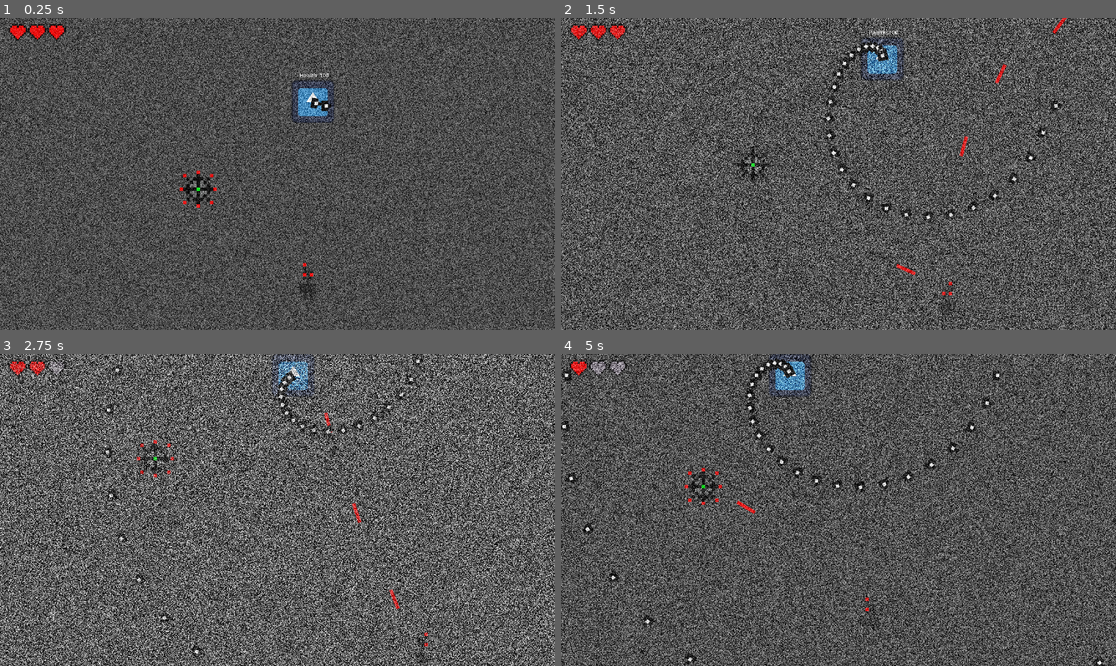
Above: before the commit, frames 1-4 (two rows, left to right).
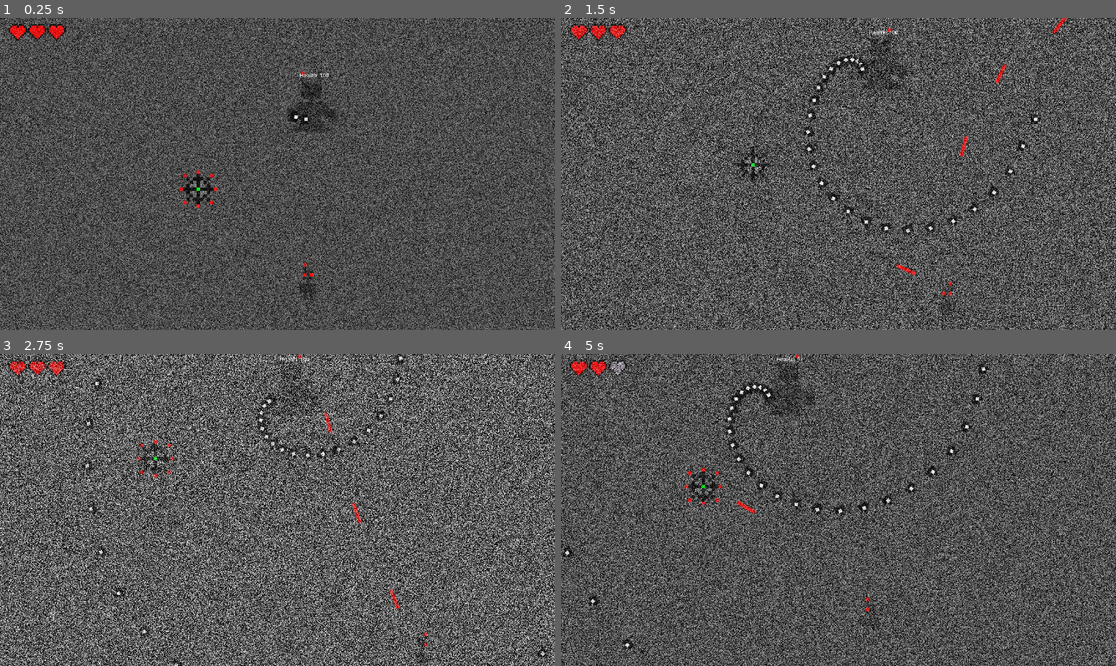
Above: after the commit, the same moments.

Repository: AJISGit/Ludum-Dare-59-Game
Game: Godot game, scene res://assets/scenes/game.tscn
Two runs of this game, one before a commit and one after it. Both use one fixed random seed, a clock stepped at 60 frames per second and the inputs below. The engine's default icon, where the game draws it, is replaced by a stand-in: a white triangle on a blue panel in a dark square.
Inputs (mouse positions are in pixels of both pictures, inside the frame that each line leads up to):
- Up to frame 1 (0.25 s): no input
- Up to frame 2 (1.5 s): move the mouse to (960, 158) at 0.52 s; press the mouse at (960, 158) at 0.53 s; hold D (WalkRight) 0.53-1.28 s; move the mouse to (727, 189) at 1.27 s; release the mouse at (727, 189) at 1.28 s; hold S (WalkDown) from 1.28 s (still down); click (727, 189) at 1.35 s
- Up to frame 3 (2.75 s): move the mouse to (333, 441) at 2.02 s; release S (WalkDown) at 2.03 s; press the mouse at (333, 441) at 2.03 s; hold D (WalkRight) from 2.03 s (still down)
- Up to frame 4 (5 s): move the mouse to (810, 572) at 2.77 s; release D (WalkRight) at 2.78 s; release the mouse at (810, 572) at 2.78 s; hold W (WalkUp) 2.78-3.53 s; click (810, 572) at 2.85 s; move the mouse to (1005, 556) at 3.52 s; press the mouse at (1005, 556) at 3.53 s; hold A (WalkLeft) from 3.53 s (still down); move the mouse to (672, 463) at 4.27 s; release the mouse at (672, 463) at 4.28 s; click (672, 463) at 4.35 s

The runs differ from the first frame. In frame 1, 0.9% of the frame differs, in the area x 51-61%, y 17-37%; in frame 2, 2.4%; in frame 3, 2.4%; in frame 4, 3.0%, in the area x 0-98%, y 0-100%.

Commit message:
Add art for the enemy.

Diff:
--- a/assets/scenes/game.tscn
+++ b/assets/scenes/game.tscn
@@ -1,7 +1,6 @@
 [gd_scene format=3 uid="uid://dw5oejlonotl5"]
 
 [ext_resource type="Script" uid="uid://bb565sewi8c5o" path="res://assets/scripts/player.gd" id="2_5gf0t"]
-[ext_resource type="Texture2D" uid="uid://es4t2h0xu03e" path="res://icon.svg" id="2_dis88"]
 [ext_resource type="PackedScene" uid="uid://ducqxpi7obstd" path="res://assets/scenes/health_bar.tscn" id="4_cb5na"]
 [ext_resource type="Script" uid="uid://gx8nwdtow5ab" path="res://assets/scripts/enemy.gd" id="5_5aext"]
 [ext_resource type="Texture2D" uid="uid://b7ggahliwfn30" path="res://assets/sprites/spritesheet.png" id="5_j62u1"]
@@ -120,104 +119,30 @@
 radius = 1.633935
 height = 5.327404
 
-[sub_resource type="AtlasTexture" id="AtlasTexture_j3ryk"]
-atlas = ExtResource("5_j62u1")
-region = Rect2(12, 0, 5, 9)
-
 [sub_resource type="AtlasTexture" id="AtlasTexture_5aext"]
-atlas = ExtResource("2_dis88")
-region = Rect2(0, 0, 128, 128)
-
-[sub_resource type="AtlasTexture" id="AtlasTexture_52c1f"]
-atlas = ExtResource("5_j62u1")
-region = Rect2(6, 0, 5, 9)
-
-[sub_resource type="AtlasTexture" id="AtlasTexture_2s66x"]
-atlas = ExtResource("5_j62u1")
-region = Rect2(30, 0, 5, 9)
-
-[sub_resource type="AtlasTexture" id="AtlasTexture_3kput"]
-atlas = ExtResource("5_j62u1")
-region = Rect2(48, 0, 5, 9)
-
-[sub_resource type="AtlasTexture" id="AtlasTexture_4v27t"]
-atlas = ExtResource("5_j62u1")
-region = Rect2(18, 0, 5, 9)
-
-[sub_resource type="AtlasTexture" id="AtlasTexture_qld4k"]
-atlas = ExtResource("5_j62u1")
-region = Rect2(36, 0, 5, 9)
-
-[sub_resource type="AtlasTexture" id="AtlasTexture_68fpa"]
-atlas = ExtResource("5_j62u1")
-region = Rect2(24, 0, 5, 9)
-
-[sub_resource type="AtlasTexture" id="AtlasTexture_q6iqg"]
-atlas = ExtResource("5_j62u1")
-region = Rect2(42, 0, 5, 9)
+atlas = ExtResource("5_j62u1")
+region = Rect2(24, 15, 15, 18)
+
+[sub_resource type="AtlasTexture" id="AtlasTexture_3cnnv"]
+atlas = ExtResource("5_j62u1")
+region = Rect2(40, 15, 15, 18)
 
 [sub_resource type="SpriteFrames" id="SpriteFrames_3w2km"]
 animations = [{
 "frames": [{
 "duration": 1.0,
-"texture": SubResource("AtlasTexture_j3ryk")
-}],
-"loop": true,
-"name": &"IdleBack",
-"speed": 5.0
-}, {
-"frames": [{
-"duration": 1.0,
 "texture": SubResource("AtlasTexture_5aext")
+}, {
+"duration": 1.0,
+"texture": SubResource("AtlasTexture_3cnnv")
 }],
 "loop": true,
 "name": &"IdleFront",
-"speed": 5.0
-}, {
-"frames": [{
-"duration": 1.0,
-"texture": SubResource("AtlasTexture_52c1f")
-}],
-"loop": true,
-"name": &"IdleSide",
-"speed": 5.0
-}, {
-"frames": [{
-"duration": 1.0,
-"texture": SubResource("AtlasTexture_2s66x")
-}, {
-"duration": 1.0,
-"texture": SubResource("AtlasTexture_3kput")
-}],
-"loop": true,
-"name": &"WalkBack",
-"speed": 4.0
-}, {
-"frames": [{
-"duration": 1.0,
-"texture": SubResource("AtlasTexture_4v27t")
-}, {
-"duration": 1.0,
-"texture": SubResource("AtlasTexture_qld4k")
-}],
-"loop": true,
-"name": &"WalkFront",
-"speed": 4.0
-}, {
-"frames": [{
-"duration": 1.0,
-"texture": SubResource("AtlasTexture_68fpa")
-}, {
-"duration": 1.0,
-"texture": SubResource("AtlasTexture_q6iqg")
-}],
-"loop": true,
-"name": &"WalkSide",
-"speed": 4.0
+"speed": 1.0
 }]
 
 [sub_resource type="RectangleShape2D" id="RectangleShape2D_5aext"]
-size = Vector2(9.803608, 10.654805)
+size = Vector2(13.071476, 15.982206)
 
 [sub_resource type="LabelSettings" id="LabelSettings_5aext"]
 
@@ -291,12 +216,14 @@
 health = 100
 
 [node name="Sprite" type="AnimatedSprite2D" parent="Enemy" unique_id=537977992]
-scale = Vector2(0.1, 0.1)
 sprite_frames = SubResource("SpriteFrames_3w2km")
 animation = &"IdleFront"
 autoplay = "IdleFront"
+frame = 1
+frame_progress = 0.46612114
 
 [node name="CollisionShape2D" type="CollisionShape2D" parent="Enemy" unique_id=861771111]
+visible = false
 scale = Vector2(1.2240393, 1.1262527)
 shape = SubResource("RectangleShape2D_5aext")
 
@@ -319,6 +246,12 @@
 wait_time = 3.0
 one_shot = true
 
+[node name="LeftGun" type="Node2D" parent="Enemy" unique_id=599719766]
+position = Vector2(-6, 4)
+
+[node name="RightGun" type="Node2D" parent="Enemy" unique_id=1743327105]
+position = Vector2(6, 4)
+
 [node name="Controller" type="CharacterBody2D" parent="." unique_id=331929211]
 unique_name_in_owner = true
 position = Vector2(-26, 7)
@@ -387,6 +320,7 @@
 unique_name_in_owner = true
 z_index = 4096
 material = SubResource("ShaderMaterial_3w2km")
+position = Vector2(-3, 3)
 scale = Vector2(500, 500)
 texture = ExtResource("5_j62u1")
 region_enabled = true
--- a/assets/scripts/enemy.gd
+++ b/assets/scripts/enemy.gd
@@ -37,7 +37,7 @@
 	$ShootTimer.wait_time = 0.05
 	var bullet: Bullet = BULLET_RESOURCE.instantiate()
 	bullet.hit.connect(_on_bullet_hit)
-	bullet.position = position
+	bullet.position = $LeftGun.global_position
 	bullet.speed = 40
 	bullet.rotation_degrees = bullet_dir
 	$"../".add_child(bullet)
@@ -61,7 +61,7 @@
 	$ShootTimer.wait_time = 0.35
 	var bullet: Bullet = BULLET_RESOURCE.instantiate()
 	bullet.hit.connect(_on_bullet_hit)
-	bullet.position = position
+	bullet.position = $RightGun.global_position
 	bullet.speed = 75
 	bullet.look_at(%Player.position)
 	$"../".add_child(bullet)
@@ -70,7 +70,7 @@
 
 	var bullet2: Bullet = BULLET_RESOURCE.instantiate()
 	bullet2.hit.connect(_on_bullet_hit)
-	bullet2.position = position
+	bullet2.position = $LeftGun.global_position
 	bullet2.speed = 75
 	bullet2.look_at(%Player.position)
 	bullet2.rotation_degrees += 30
@@ -80,7 +80,7 @@
 
 	var bullet3: Bullet = BULLET_RESOURCE.instantiate()
 	bullet3.hit.connect(_on_bullet_hit)
-	bullet3.position = position
+	bullet3.position = $RightGun.global_position
 	bullet3.speed = 75
 	bullet3.look_at(%Player.position)
 	bullet3.rotation_degrees -= 30
@@ -106,14 +106,14 @@
 	$ShootTimer.wait_time = 0.05
 	var bullet: Bullet = BULLET_RESOURCE.instantiate()
 	bullet.hit.connect(_on_bullet_hit)
-	bullet.position = position
+	bullet.position = $LeftGun.global_position
 	bullet.speed = 30
 	bullet.rotation_degrees = chaos_dir1
 	$"../".add_child(bullet)
 
 	var bullet2: Bullet = BULLET_RESOURCE.instantiate()
 	bullet2.hit.connect(_on_bullet_hit)
-	bullet2.position = position
+	bullet2.position = $RightGun.global_position
 	bullet2.speed = 15
 	bullet2.rotation_degrees = chaos_dir2
 	$"../".add_child(bullet2)
Binary file changed: assets/sprites/spritesheet.png
